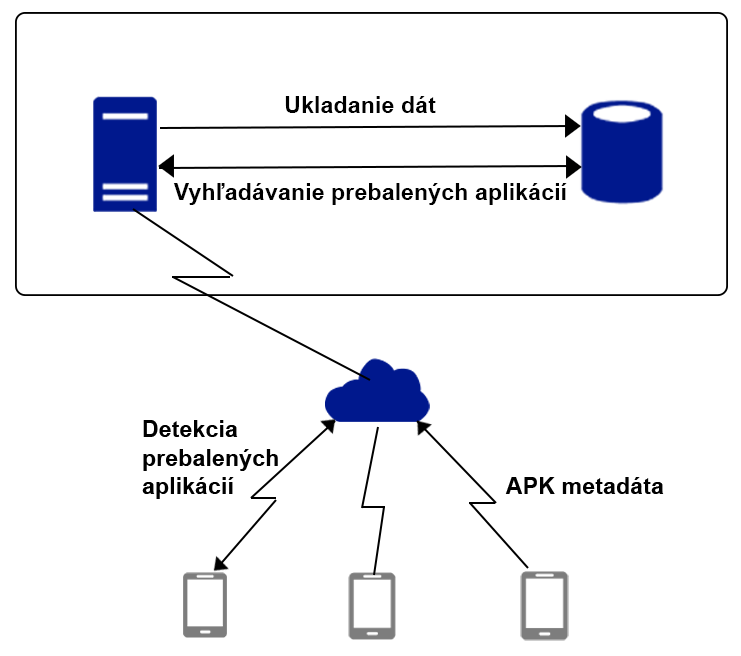
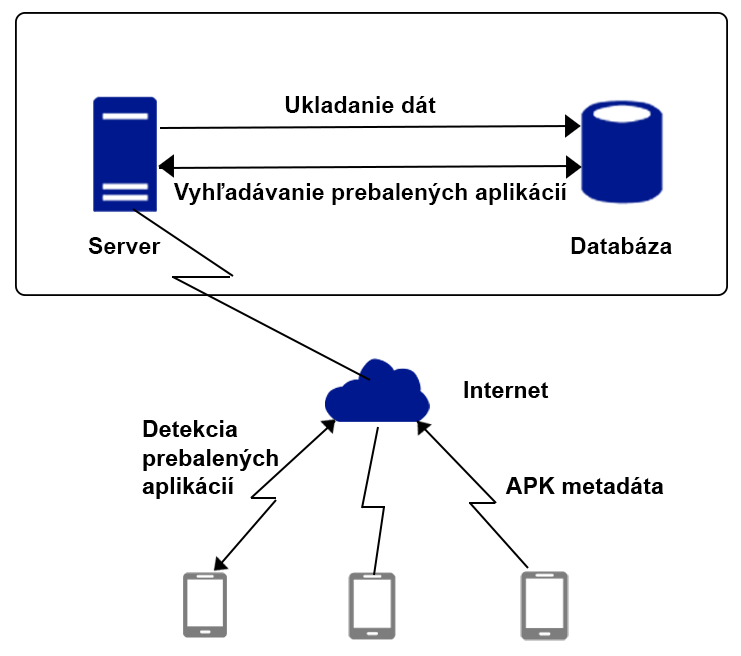
Layered file, before and after one edit (741 x 656). Changes by layer:
added layer "Internet" above "Databáza" over [464, 381, 549, 398]
added layer "Databáza" above "Server" over [571, 237, 672, 254]
added layer "Server" above "Detekcia prebalených aplikácií" over [88, 237, 161, 254]
